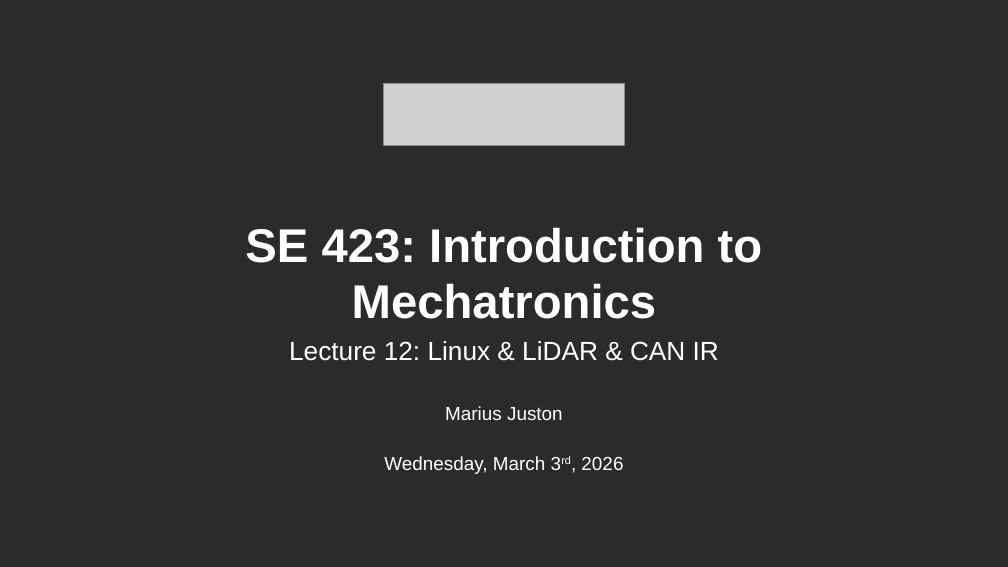
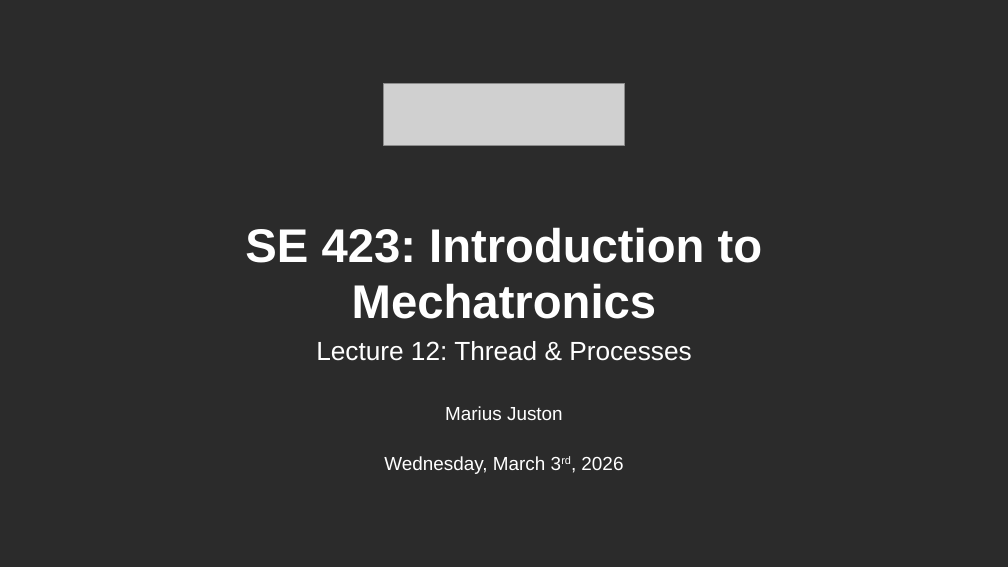
Before and after one commit to Marius-Juston/SE-423---Class-Material, a slide deck: slide 1 of Lectures/Slides/L13.pptx. Drawn at 1008x567 pixels with LibreOffice and Linux fonts; fonts in the diff are those of the drawing; grey boxes stand for pictures; background and template pictures are left out; a plain dark background stands for a picture behind light text. Boxes give left, top, right and bottom in pixels: in the first picture for what was removed or moved away, otherwise in the second. Text is boxed around its words. In the diff, an @@ line names an element or a change of style, - is before the commit and + after.

```diff
--- a/Lectures/Slides/L13.pptx
+++ b/Lectures/Slides/L13.pptx
@@ text at (x1=316, y1=341, x2=691, y2=361): text changed @@
-Lecture 12: Linux & LiDAR & CAN IR
+Lecture 12: Thread & Processes
```
Also in this commit, not shown: 3 other slides changed, 1 other file.
